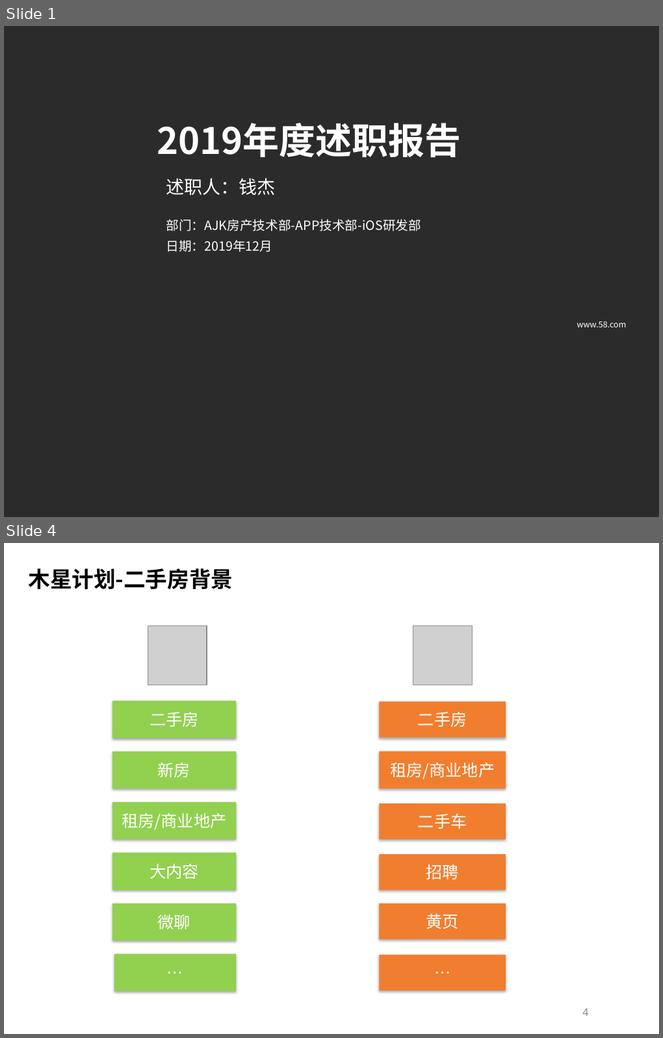
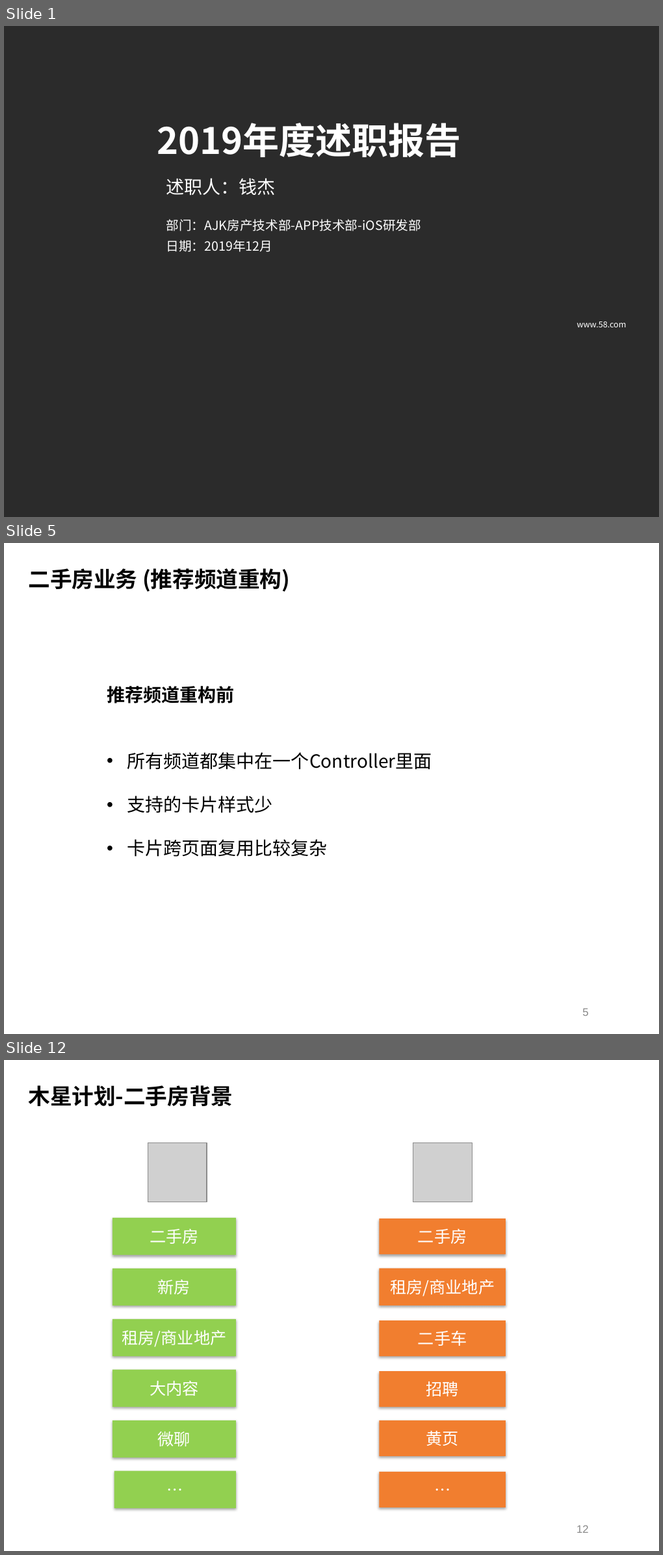
Before and after one commit to Geph0rce/Demo, a slide deck: documents/钱杰_2019年度总结述职报告.pptx. Shown one above the other, each under a label of ours: slides 1 and 4 before the commit, slides 1, 5 and 12 after it; the slides between them are not shown. The pictures are 663x1038 and 663x1555 pixels, drawn with LibreOffice and Linux fonts; fonts in the diff are those of the drawing; grey boxes stand for pictures; background and template pictures are left out; a plain dark background stands for a picture behind light text. Boxes give left, top, right and bottom in pixels: in the first picture for what was removed or moved away, otherwise in the second. Text is boxed around its words. In the diff, an @@ line names an element or a change of style, - is before the commit and + after.

```diff
--- a/documents/钱杰_2019年度总结述职报告.pptx
+++ b/documents/钱杰_2019年度总结述职报告.pptx
@@ slide 5 added at box(4, 543, 659, 1034), background picture (left out) @@
@@ text added at box(29, 568, 290, 592), 24 pt, text #000000, bold @@
+二手房业务 (推荐频道重构)
@@ text added at box(107, 686, 234, 704), 20 pt, text #000000, bold @@
+推荐频道重构前
@@ text added at box(128, 752, 432, 857), 20 pt, text #000000 @@
+• 所有频道都集中在一个Controller里面
+• 支持的卡片样式少
+• 卡片跨页面复用比较复杂
@@ page number added at box(582, 1008, 588, 1016), 12 pt, text #898989 @@
+5
@@ what was slide 4 is now slide 12 @@
@@ page number at box(577, 1525, 589, 1533): text changed @@
-4
+12
```
Also in this commit, not shown: 4 slides changed, 7 other slides added, 1 other file.
